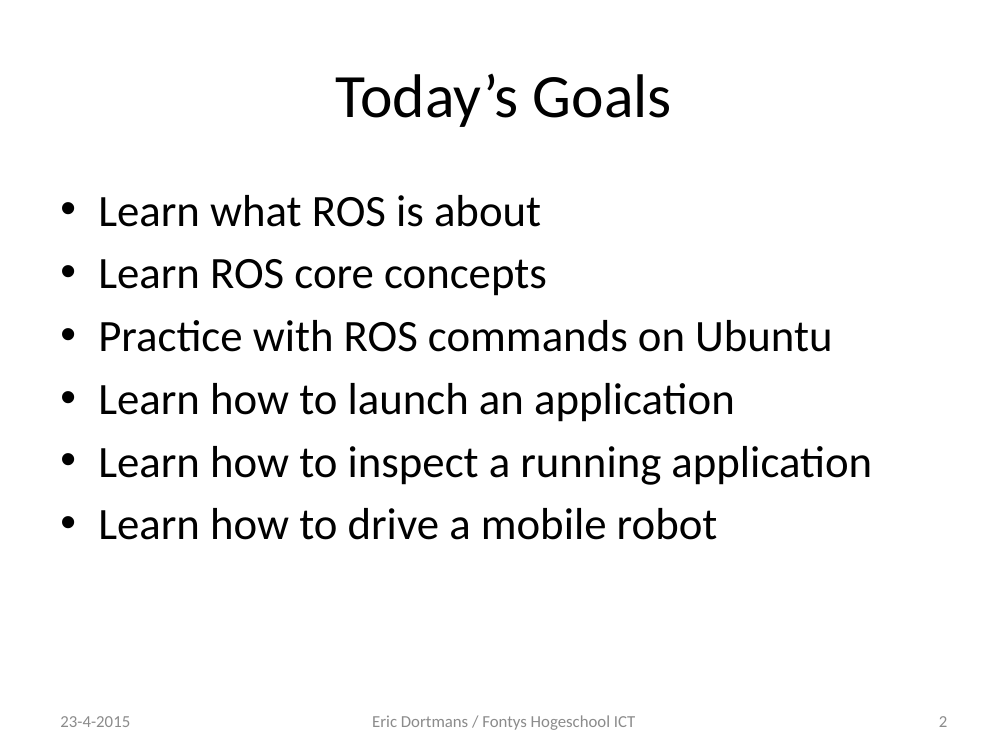
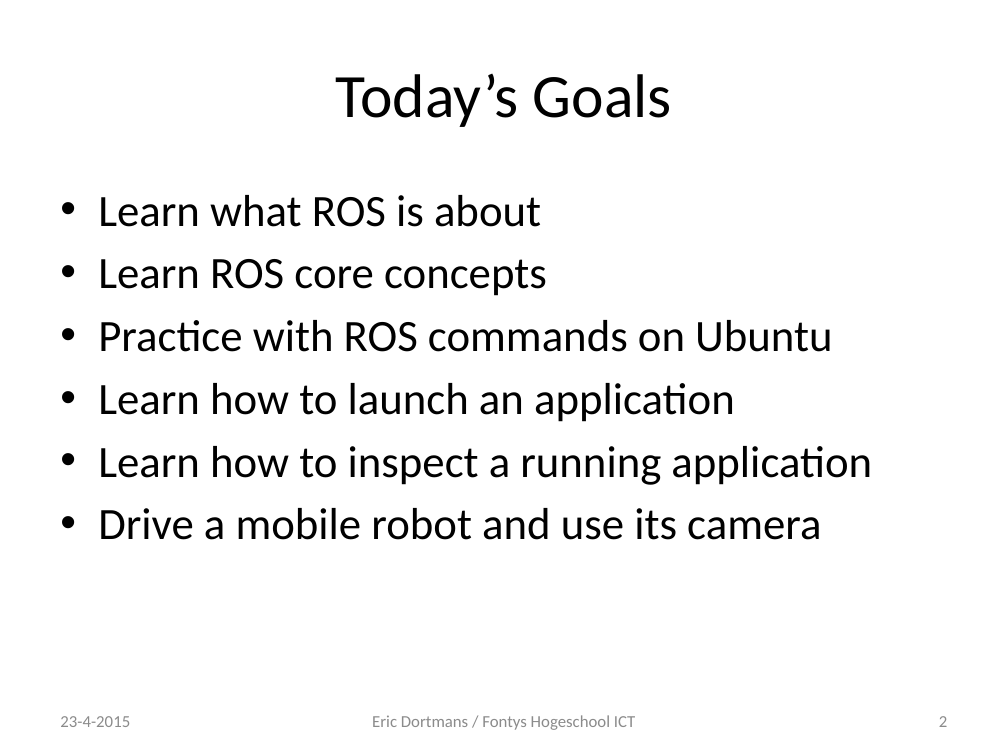
Before and after one commit to dortmans/ros_workshop, a slide deck: slide 2 of deel1.pptx. Drawn at 1008x756 pixels with LibreOffice and Linux fonts; fonts in the diff are those of the drawing. Boxes give left, top, right and bottom in pixels: in the first picture for what was removed or moved away, otherwise in the second. Text is boxed around its words. In the diff, an @@ line names an element or a change of style, - is before the commit and + after.

```diff
--- a/deel1.pptx
+++ b/deel1.pptx
@@ text at [98,508,821,540]: text changed @@
-• Learn how to drive a mobile robot
+• Drive a mobile robot and use its camera
```
Also in this commit, not shown: 10 other slides changed, 1 slide added, 6 slides removed.
